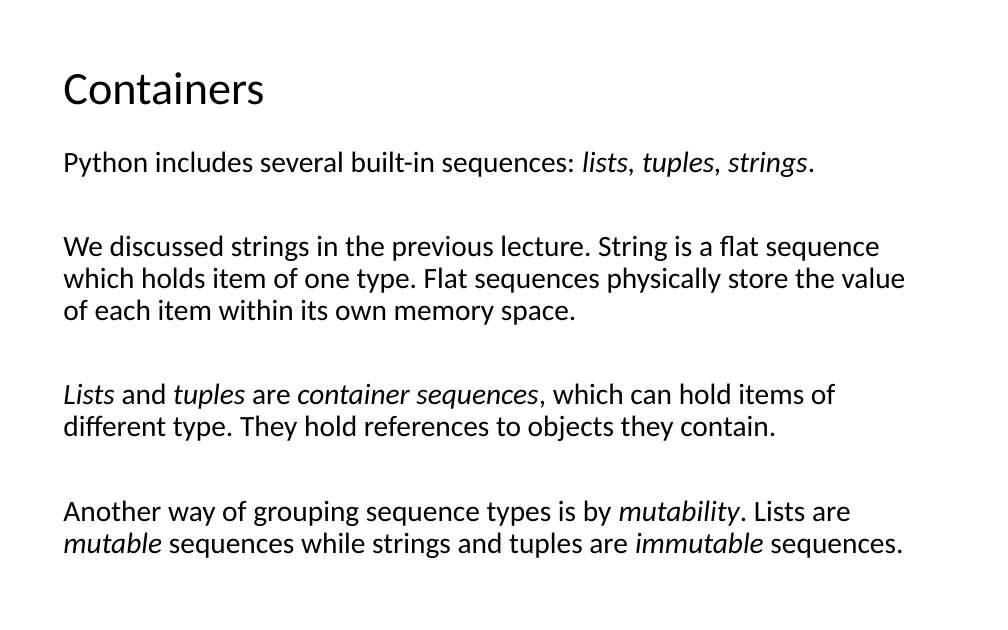
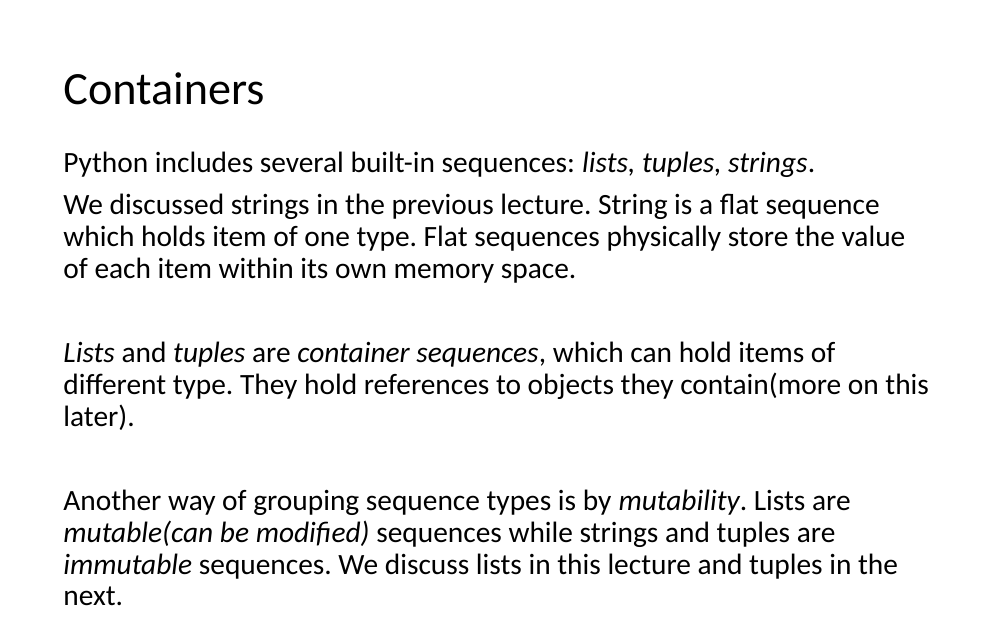
Before and after one commit to LongBaoNguyen/longbaonguyen.github.io, a slide deck: slide 3 of courses/apcsp/lect6.pptx. Drawn at 1008x630 pixels with LibreOffice and Linux fonts; fonts in the diff are those of the drawing. Boxes give left, top, right and bottom in pixels: in the first picture for what was removed or moved away, otherwise in the second. Text is boxed around its words. In the diff, an @@ line names an element or a change of style, - is before the commit and + after.

```diff
--- a/courses/apcsp/lect6.pptx
+++ b/courses/apcsp/lect6.pptx
@@ text at box(63, 341, 928, 579): text changed @@
-Lists and tuples are container sequences, which can hold items of different type. They hold references to objects they contain.
-Another way of grouping sequence types is by mutability. Lists are mutable sequences while strings and tuples are immutable sequences.
+Lists and tuples are container sequences, which can hold items of different type. They hold references to objects they contain(more on this later).
+Another way of grouping sequence types is by mutability. Lists are mutable(can be modified) sequences while strings and tuples are immutable sequences. We discuss lists in this lecture and tuples in the next.
```
Also in this commit, not shown: 19 other slides changed, 2 slides added, 5 slides removed, 2 other files.
